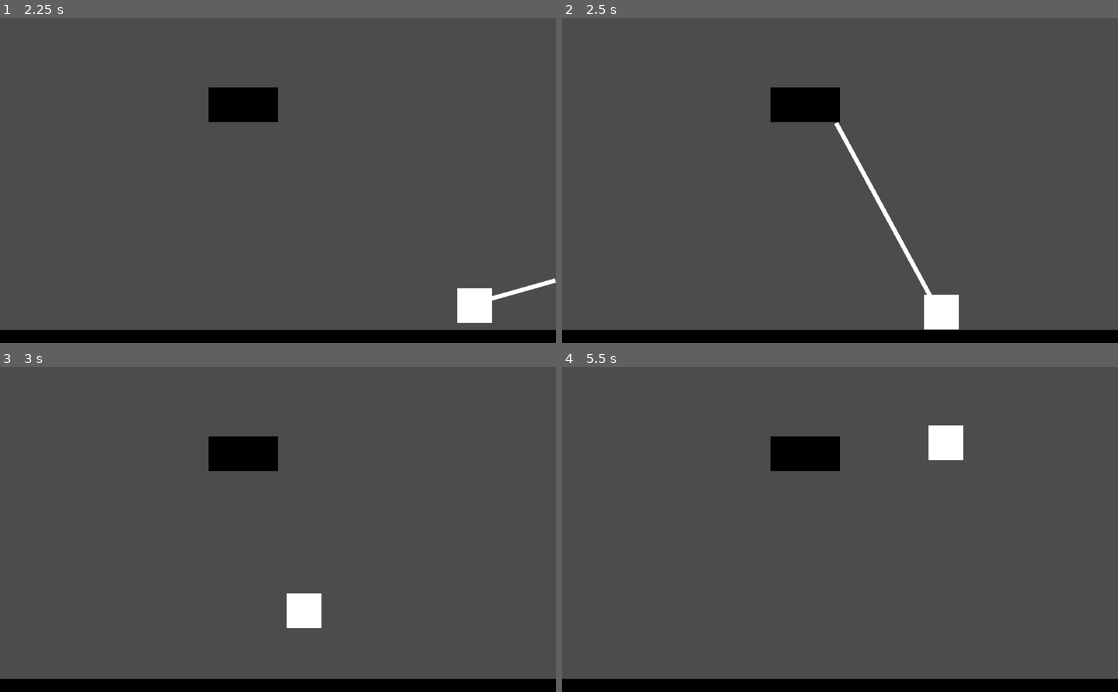
Above: before the commit, frames 1-4 (two rows, left to right).
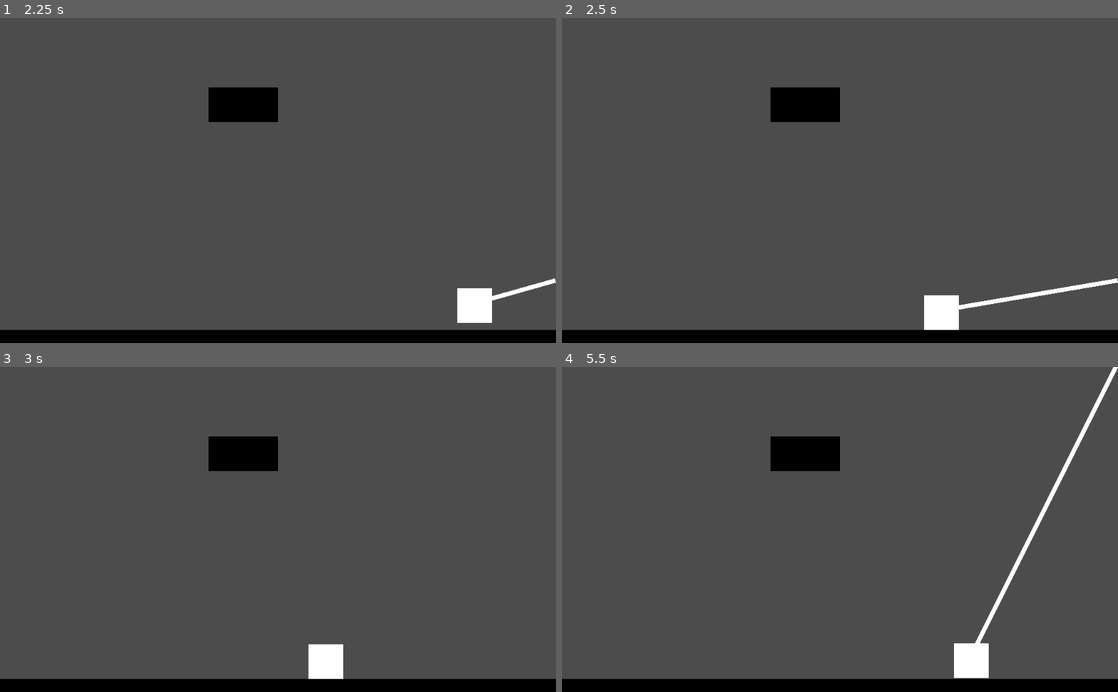
Above: after the commit, the same moments.

Repository: cjsweeten101/dws
Game: Godot game, scene res://Levels/TestingLevel.tscn
The game is run twice, just before and just after one commit, with the same random seed, the same clock (stepped at 60 frames per second) and the same inputs. The project has no main scene, so this scene is started directly.
Inputs:
- Up to frame 1 (2.25 s): tap Enter (action) at 0.5, 1.35 s; hold Enter (action) 0.53-1.28 s; hold D (right) 0.53-2.03 s; tap Space at 2 s; hold A (left) from 2.03 s (still down); hold Enter (action) from 2.03 s (still down)
- Up to frame 2 (2.5 s): keep holding A (left); keep holding Enter (action)
- Up to frame 3 (3 s): release A (left) at 2.78 s; release Enter (action) at 2.78 s; hold D (right) from 2.78 s (still down); tap Enter (action) at 2.85 s
- Up to frame 4 (5.5 s): hold Enter (action) 3.53-4.28 s; release D (right) at 4.28 s; hold A (left) 4.28-5.03 s; tap Enter (action) at 4.35 s; hold D (right) from 5.03 s (still down); hold Enter (action) from 5.03 s (still down)

Frame 1 is identical in both runs. In frame 2, 1.0% of the frame differs, in the area x 49-100%, y 32-97%; in frame 3, 1.4%; in frame 4, 2.2%, in the area x 65-100%, y 0-96%.

Commit message:
fix small bug, grapple can only rehook once released

Diff:
--- a/Player/Player.gd
+++ b/Player/Player.gd
@@ -24,7 +24,7 @@
 		current_speed.x = max(current_speed.x - acceleration, -max_speed)
 		direction = -1
 
-	if Input.is_action_pressed("action"):
+	if Input.is_action_pressed("action") and !grappled:
 		#If grapple collides with _anything_ grapple that shit
 		if $GrappleCast.is_colliding():
 			grapple_point = $GrappleCast.get_collision_point()
--- a/Player/Player.tscn
+++ b/Player/Player.tscn
@@ -39,6 +39,7 @@
 [node name="GrappleSprite" type="Sprite" parent="." index="3"]
 
 visible = false
+z_index = -1
 texture = ExtResource( 3 )
 centered = false
-_sections_unfolded = [ "Visibility" ]
+_sections_unfolded = [ "Transform", "Visibility", "Z Index" ]
